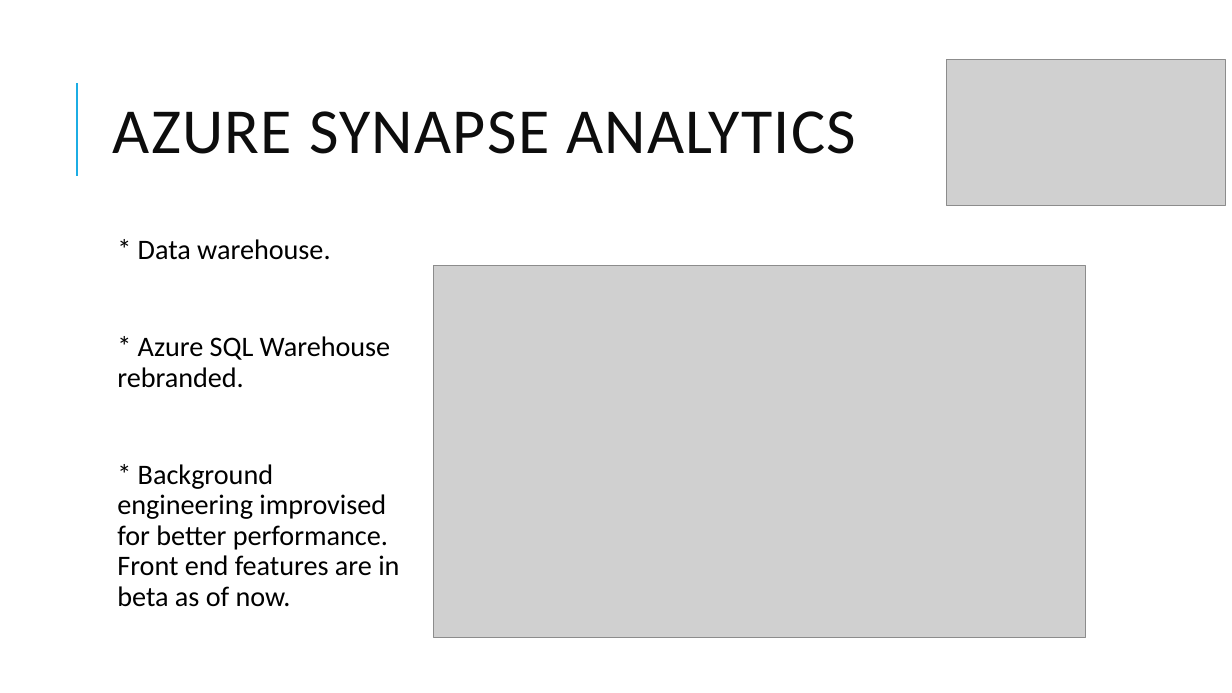
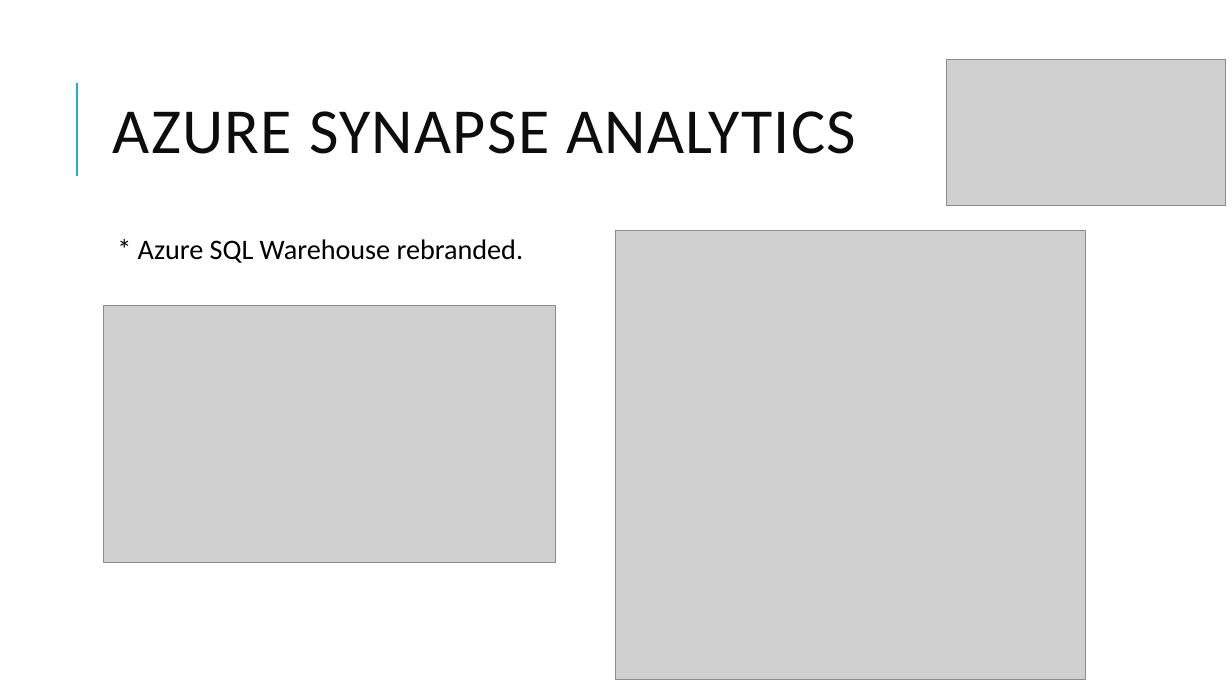
Before and after one commit to dinesarun/common, a slide deck: slide 12 of sessions/GAB 2021/Choosing right Data Service.pptx (slide 14 before the commit). Drawn at 1232x693 pixels with LibreOffice and Linux fonts; fonts in the diff are those of the drawing; grey boxes stand for pictures. Boxes give left, top, right and bottom in pixels: in the first picture for what was removed or moved away, otherwise in the second. Text is boxed around its words. In the diff, an @@ line names an element or a change of style, - is before the commit and + after.

```diff
--- a/sessions/GAB 2021/Choosing right Data Service.pptx
+++ b/sessions/GAB 2021/Choosing right Data Service.pptx
@@ text at (x1=138, y1=239, x2=330, y2=260): paragraph removed @@
-  * Data warehouse.
@@ picture added at (x1=616, y1=231, x2=1086, y2=679) @@
@@ picture resized from (x1=433, y1=266, x2=1086, y2=638) to (x1=104, y1=306, x2=555, y2=564) @@
@@ text at (x1=117, y1=464, x2=399, y2=607): paragraph removed @@
-  * Background engineering improvised for better performance. Front end features are in beta as of now.
```
Also in this commit, not shown: 12 other slides changed, 5 slides added, 2 slides removed.
